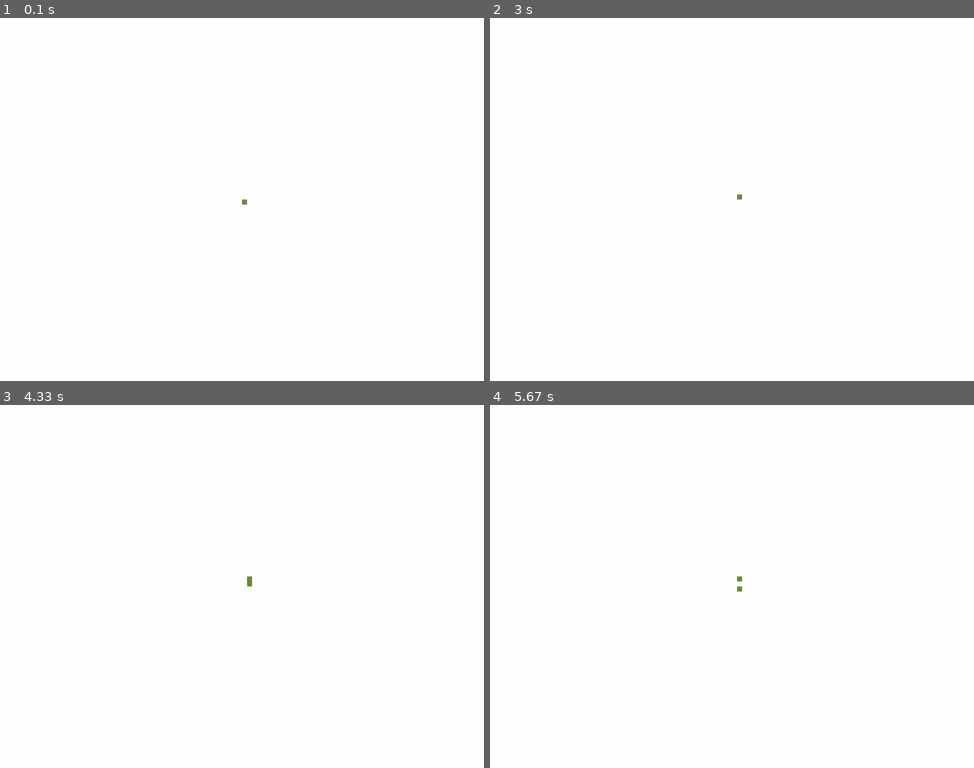
Above: before the commit, frames 1-4 (two rows, left to right).
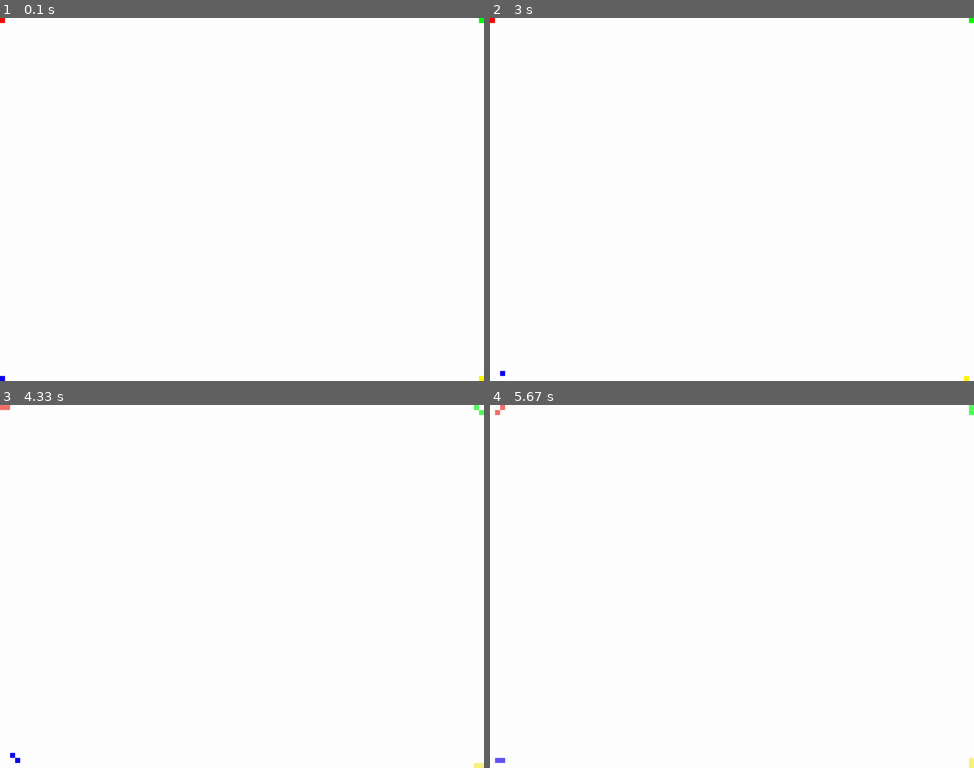
Above: after the commit, the same moments.

Repository: sbwhitt/pygame-life-simulation
Game: pygame game, started from main.py
Two runs of this game, one before a commit and one after it. Both use one fixed random seed, a clock stepped at 60 frames per second and the inputs below.
Inputs:
- Up to frame 1 (0.1 s): no input
- Up to frame 2 (3 s): no input
- Up to frame 3 (4.33 s): no input
- Up to frame 4 (5.67 s): no input

The runs differ from the first frame. In frame 1, less than 0.1% of the frame differs, in the area x 0-100%, y 0-100%; in frame 2, less than 0.1%; in frame 3, 0.2%; in frame 4, 0.2%.

Commit message:
color spread, value tweaks, randomize colors

Diff:
--- a/app.py
+++ b/app.py
@@ -3,6 +3,7 @@
 import entity
 import colors
 import map
+import random
 
 '''
 x == width == rect.left
@@ -42,7 +43,7 @@
     def on_loop(self):
         # if len(self.entities) == 0:
         #     self._running = False
-        self.clock.tick(30)
+        self.clock.tick(15)
         self.p.rect = self._handlekey(self.keys, self.p.rect)
 
         for e in self.entities:
@@ -65,7 +66,8 @@
                 if len(self.m.grid[e.loc]) > 1:
                     if e.diseased:
                         self._spread_disease(self.m.grid[e.loc])
-                    #self._spread_color(self.m.grid[e.loc])
+                    if random.randint(1, 3) == 1:
+                        self._spread_color(self.m.grid[e.loc])
                 if e.age_timer > 3400:
                     e.age += 1
                     offspring = e.reproduce()
@@ -94,27 +96,40 @@
 
     # helpers
     def _build_entities(self):
-        e0 = entity.Entity(int(self.width/2), int(self.height/2))
-        self.m.grid[e0.loc].append(e0)
-        self.entities.append(e0)
+        e0 = entity.Entity(0, 0, colors.RED)
+        e1 = entity.Entity(self.width-10, 0, colors.GREEN)
+        e2 = entity.Entity(0, self.height-10, colors.BLUE)
+        e3 = entity.Entity(self.width-10, self.height-10, colors.YELLOW)
+        self.entities = [e0, e1, e2, e3]
+        for e in self.entities:
+            self.m.grid[e.loc].append(e)
 
     def _p_collides(self, p, e):
         return p.loc == e.loc
 
-    # def _spread_color(self, collisions):
-    #     r, g, b = 0, 0, 0
-    #     for e in collisions:
-    #         r += e.color.r
-    #         g += e.color.g
-    #         b += e.color.b
-    #     print(str(int(r/3)) + " " + str(int(g/3)) + " " + str(int(b/3)))
-    #     c = pygame.Color(int(r/3), int(g/3), int(b/3))
-    #     for e in collisions:
-    #         e.color = c
+    def _spread_color(self, collisions):
+        r, g, b = 0, 0, 0
+        highest_gen = 0
+        mod = random.randint(1, 3)
+        for e in collisions:
+            highest_gen = e.generation if e.generation > highest_gen else highest_gen
+            r += e.color.r
+            if r <= 100:
+                r = r+75 if mod == 1 else r+50
+            g += e.color.g
+            if g <= 100:
+                g = g+75 if mod == 2 else g+50
+            b += e.color.b
+            if b <= 100:
+                b = b+75 if mod == 3 else b+50
+        #print(str(int(r/len(collisions))) + " " + str(int(g/len(collisions))) + " " + str(int(b/len(collisions))))
+        c = pygame.Color(int(r/len(collisions)), int(g/len(collisions)), int(b/len(collisions)))
+        for e in collisions:
+            e.color = c
 
     def _spread_disease(self, collisions):
         for e in collisions:
-            if not e.diseased:
+            if not e.diseased and random.randint(1, 2) == 1:
                 e.diseased = True
 
     def _obituary(self, e):
@@ -129,6 +144,9 @@
                 self._obituary(entities[i])
                 self.m.grid[entities[i].loc].remove(entities[i])
                 entities.pop(i)
+        elif key == 'r':
+            for e in entities:
+                e.color = pygame.Color(random.randint(10, 200), random.randint(10, 200), random.randint(10, 200))
         elif key == 'q':
             self._running = False
 
--- a/colors.py
+++ b/colors.py
@@ -4,3 +4,4 @@
 RED = Color(255, 0, 0)
 GREEN = Color(0, 255, 0)
 BLUE = Color(0, 0, 255)
+YELLOW = Color(255, 255, 0)
Not shown, changed: .gitignore
